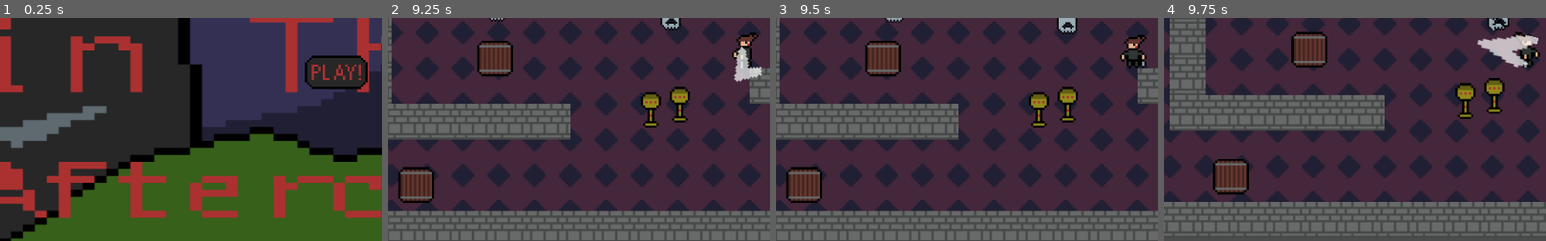
Above: before the commit, frames 1-4 (left to right).
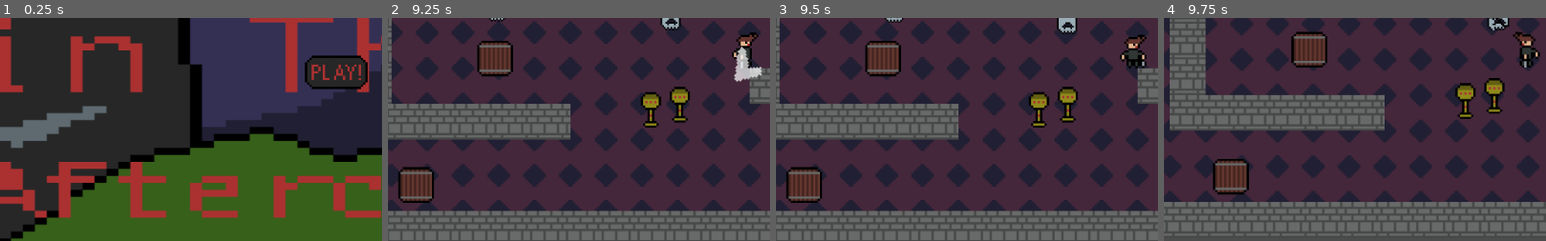
Above: after the commit, the same moments.

Repository: Terminal-Goblin-Games/A-Stay-In-The-AfterCastle
Game: Godot game, scene res://Scenes/Main.tscn
Same seed, same stepped clock (60 frames per second), same inputs: the game is played once before the commit and once after it.
Inputs (mouse positions are % of the whole screen's width and height, from its top left):
- Up to frame 1 (0.25 s): no input
- Up to frame 2 (9.25 s): click (50, 55) at 0.5 s; move the mouse to (72, 45) at 1.27 s; hold D (right) 1.28-2.03 s; tap F (attack) every 0.75 s from 1.35 to 8.85 s; move the mouse to (30, 55) at 2.02 s; hold S (down) 2.03-2.78 s; move the mouse to (60, 28) at 2.77 s; hold D (right) 2.78-3.53 s; move the mouse to (45, 70) at 3.52 s; hold W (up) 3.53-4.28 s; move the mouse to (80, 65) at 4.27 s; hold A (left) 4.28-5.78 s; move the mouse to (20, 35) at 5.02 s; move the mouse to (55, 50) at 5.77 s; hold S (down) 5.78-6.53 s; move the mouse to (35, 25) at 6.52 s; hold D (right) 6.53-7.28 s; move the mouse to (72, 45) at 7.27 s; hold W (up) 7.28-8.03 s; move the mouse to (30, 55) at 8.02 s; hold D (right) 8.03-8.78 s; move the mouse to (60, 28) at 8.77 s; hold S (down) from 8.78 s (still down)
- Up to frame 3 (9.5 s): keep holding S (down)
- Up to frame 4 (9.75 s): move the mouse to (45, 70) at 9.52 s; release S (down) at 9.53 s; hold A (left) from 9.53 s (still down); tap F (attack) at 9.6 s
The pictures show only the part of the screen within x 3-53%, y 43-93%; the shares and areas given below are measured in that part.

Frames 1-3 are identical in both runs. In frame 4, 1.2% of the frame differs, in the area x 82-98%, y 7-23%.

Commit message:
Fixed bug where the attacking hitbox stayed out during the hurt animation

Diff:
--- a/Scripts/Player.gd
+++ b/Scripts/Player.gd
@@ -112,6 +112,8 @@
 					attack()
 		states.HURT:
 			can_be_hit = false
+			$Sprite2.visible = false
+			$Sprite2/Area2D.monitoring = false
 			$AnimationPlayer.play("Hurt")
 			is_shake = true
 			can_input = false
